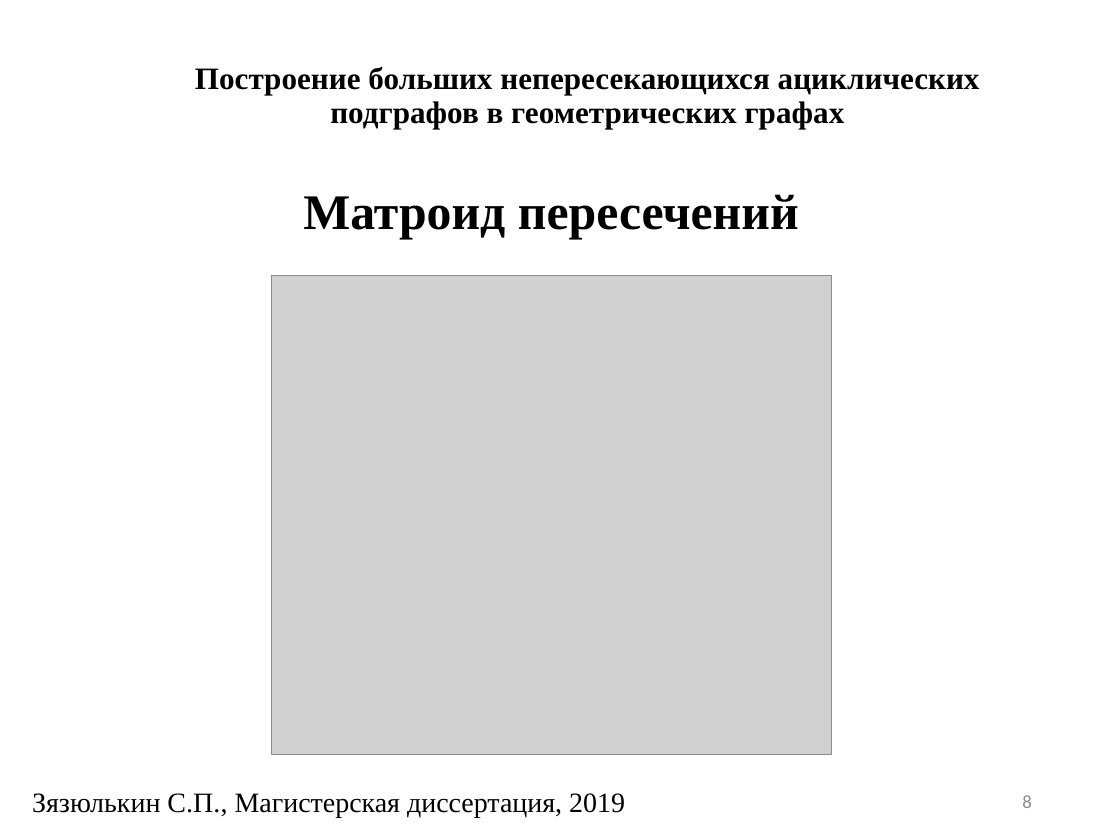
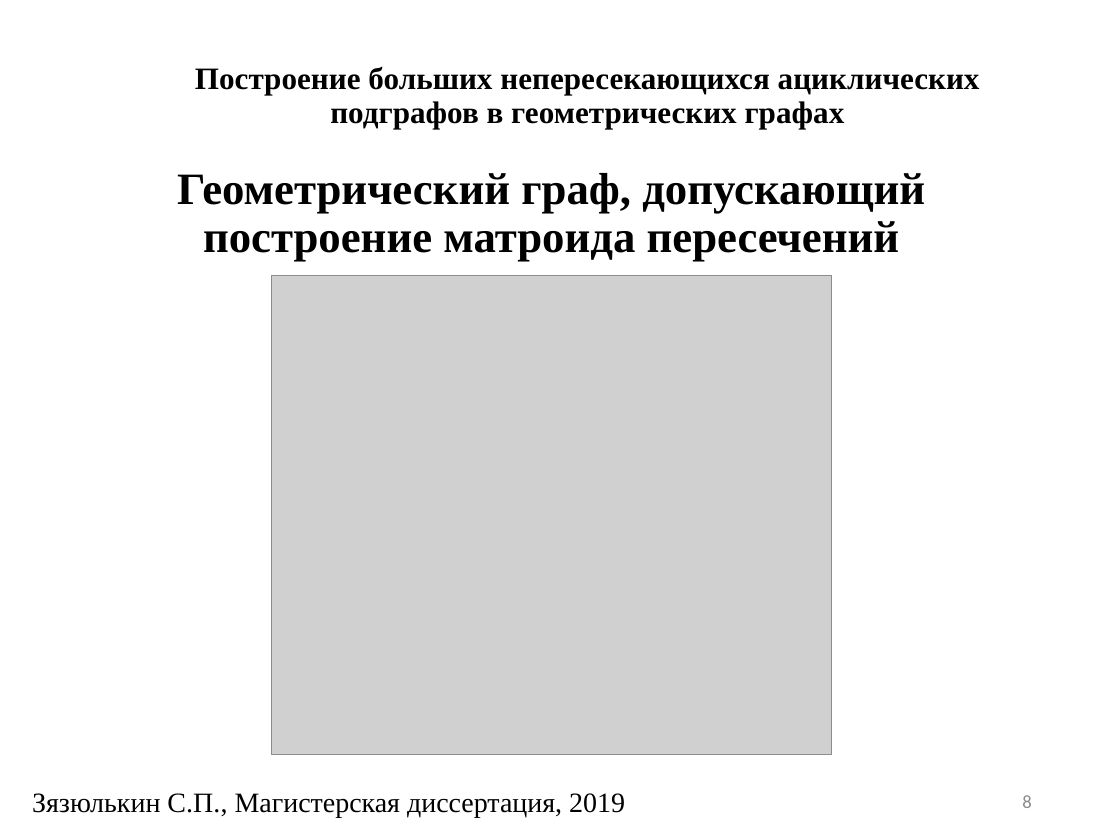
Before and after one commit to SergeyZyazyulkin/NonCrossingSubgraphs, a slide deck: slide 8 of docs/presentation.ppt. Drawn at 1120x840 pixels with LibreOffice and Linux fonts; fonts in the diff are those of the drawing; grey boxes stand for pictures; background and template pictures are left out. Boxes give left, top, right and bottom in pixels: in the first picture for what was removed or moved away, otherwise in the second. Text is boxed around its words. In the diff, an @@ line names an element or a change of style, - is before the commit and + after.

```diff
--- a/docs/presentation.ppt
+++ b/docs/presentation.ppt
@@ title at (177,173,925,262): text changed; size 32 to 28.8 pt @@
-Матроид пересечений
+Геометрический граф, допускающий построение матроида пересечений
```
Also in this commit, not shown: 16 other slides changed, 5 slides added, 3 other files.
